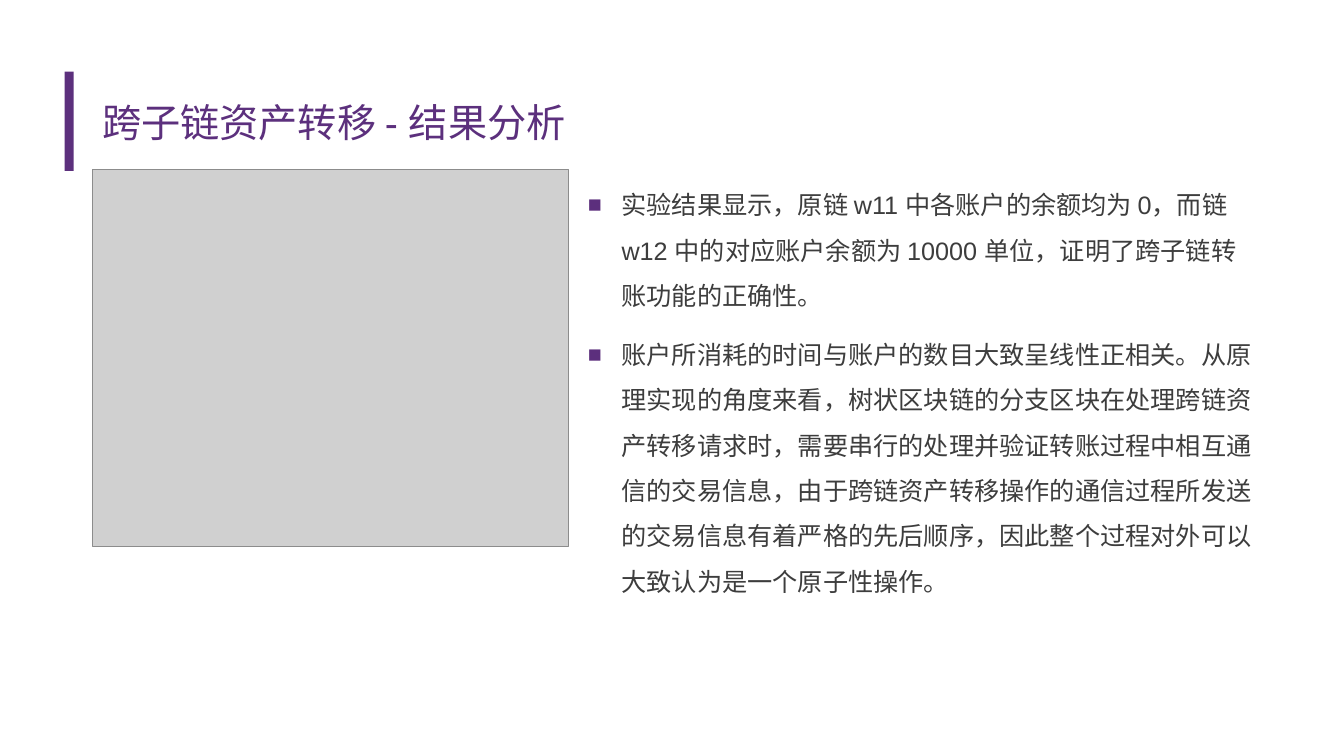
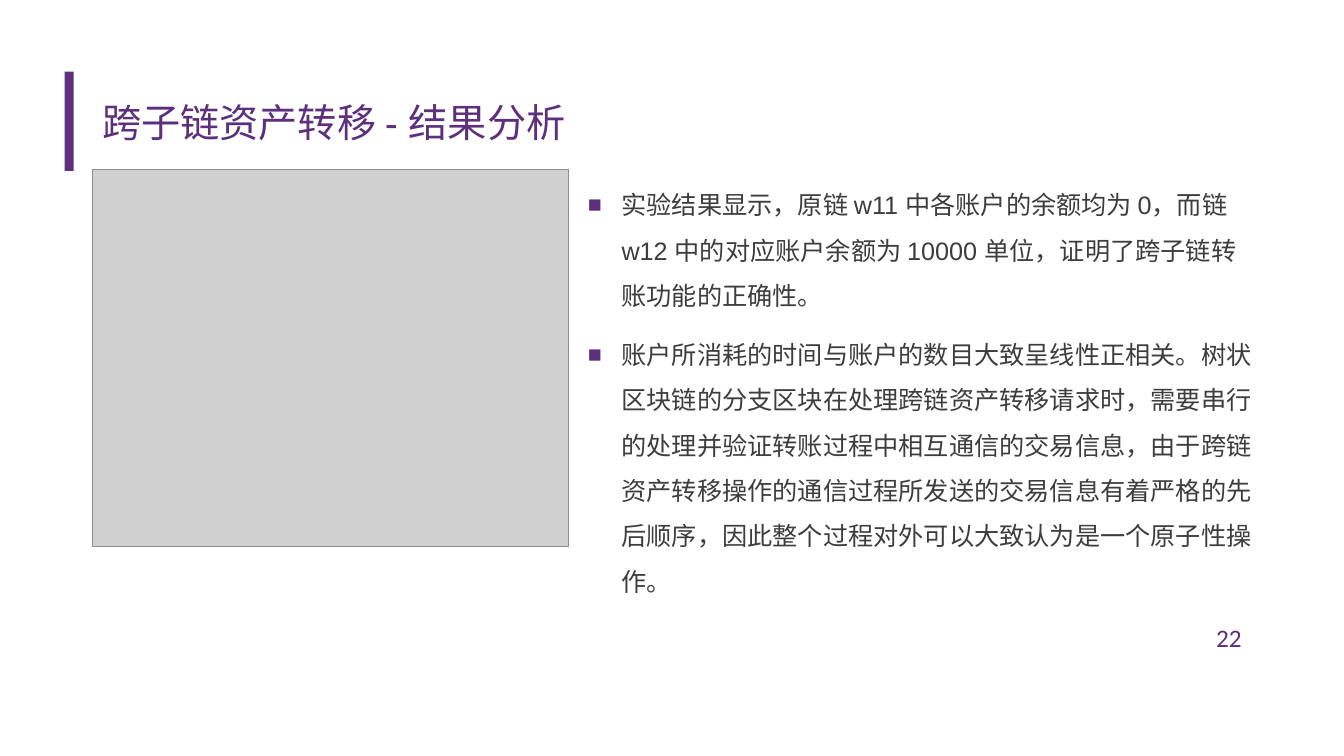
Before and after one commit to diyz19/GraduationDesign, a slide deck: slide 22 of FinalThesis/答辩ppt.pptx. Drawn at 1344x756 pixels with LibreOffice and Linux fonts; fonts in the diff are those of the drawing; grey boxes stand for pictures; background and template pictures are left out. Boxes give left, top, right and bottom in pixels: in the first picture for what was removed or moved away, otherwise in the second. Text is boxed around its words. In the diff, an @@ line names an element or a change of style, - is before the commit and + after.

```diff
--- a/FinalThesis/答辩ppt.pptx
+++ b/FinalThesis/答辩ppt.pptx
@@ text at [622, 342, 1252, 593]: text changed @@
-■ 账户所消耗的时间与账户的数目大致呈线性正相关。从原理实现的角度来看，树状区块链的分支区块在处理跨链资产转移请求时，需要串行的处理并验证转账过程中相互通信的交易信息，由于跨链资产转移操作的通信过程所发送的交易信息有着严格的先后顺序，因此整个过程对外可以大致认为是一个原子性操作。
+■ 账户所消耗的时间与账户的数目大致呈线性正相关。树状区块链的分支区块在处理跨链资产转移请求时，需要串行的处理并验证转账过程中相互通信的交易信息，由于跨链资产转移操作的通信过程所发送的交易信息有着严格的先后顺序，因此整个过程对外可以大致认为是一个原子性操作。
@@ page number added at [1216, 630, 1242, 647], 18 pt, text #5C2F7D @@
+22
```
Also in this commit, not shown: 33 other slides changed, 1 other file.
